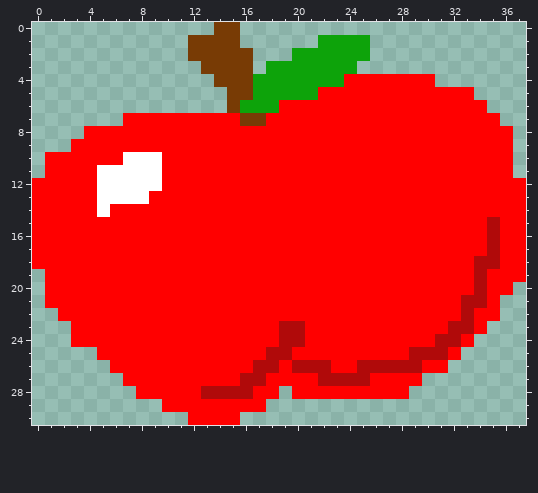
Pixel-art sprite, stored at assets/Apple.png. The first picture shows the starting point.
The file is 38x31 pixels.
New version:
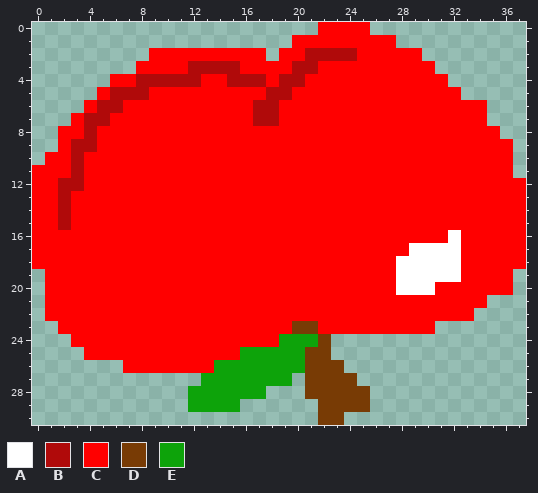
Palette (. is transparent): A #ffffff  B #b00a0a  C #ff0000  D #783b05  E #0da30a
Change:
The author changed colour C to colour A in row 16 at x 32; in row 17 at x 29 to 32; in rows 18 to 19 at x 28 to 32; in row 20 at x 28 to 30.
Colour B now appears in row 3 at x 12; in row 4 at x 8 to 12; in row 5 at x 6 to 8; in row 6 at x 5 to 6; in row 7 at x 4 to 5.
The author changed colour C to colour B in row 7 at x 18; in row 8 at x 4; in row 9 at x 3 to 4; in rows 10 to 11 at x 3; in row 12 at x 2 to 3; in rows 13 to 15 at x 2.
The author changed colour D to colour B in row 3 at x 13 to 15; in row 4 at x 15 to 16; in row 7 at x 17.
The author changed colour E to colour B in row 2 at x 21 to 24; in row 3 at x 20 to 21; in row 4 at x 17 and 19 to 20; in row 5 at x 18 to 19; in row 6 at x 17 to 18.
Colour C now appears in row 0 at x 22 to 25; in row 1 at x 20 to 21 and 26 to 27; in row 2 at x 9 to 11, 17, 19 and 26 to 29; in row 3 at x 8 to 11, 17 and 25 to 30; in row 4 at x 6 to 7, 13 and 31; in row 5 at x 5 and 9 to 14.
Colour C now appears in row 6 at x 4 and 7 to 14; in row 7 at x 3 and 6; in row 8 at x 2 to 3; in row 9 at x 2; in row 11 at x 0; in row 22 at x 1.
Colour C now appears in row 23 at x 2; in row 25 at x 4.
The author changed colour A to colour C in row 10 at x 7 to 9; in rows 11 to 12 at x 5 to 9; in row 13 at x 5 to 8; in row 14 at x 5.
The author changed colour B to colour C in rows 15 to 17 at x 35; in row 18 at x 34 to 35; in rows 19 to 20 at x 34; in row 21 at x 33 to 34; in row 22 at x 33; in row 23 at x 19.
The author changed colour D to colour C in row 2 at x 12 to 16; in row 3 at x 16; in row 4 at x 14; in row 5 at x 15 to 16; in row 6 at x 15; in row 7 at x 16.
The author changed colour E to colour C in row 1 at x 22 to 25; in row 2 at x 20 and 25; in row 3 at x 18 to 19 and 22 to 24; in row 4 at x 18 and 21 to 23; in row 5 at x 17 and 20 to 21; in row 6 at x 16.
Colour D now appears in row 29 at x 22 to 25; in row 30 at x 22 to 23.
The author changed colour B to colour D in row 23 at x 20; in row 26 at x 21 to 22; in row 27 at x 22 to 24.
The author changed colour C to colour D in row 23 at x 21; in row 24 at x 22; in row 25 at x 21 to 22; in row 26 at x 23; in row 27 at x 21; in row 28 at x 21 to 25.
The author changed colour B to colour E in row 24 at x 19 to 20; in row 25 at x 18 to 19; in row 26 at x 17 to 18 and 20; in row 27 at x 16 to 17; in row 28 at x 13 to 16.
The author changed colour C to colour E in row 24 at x 21; in row 25 at x 16 to 17 and 20; in row 26 at x 14 to 16 and 19; in row 27 at x 13 to 15 and 18 to 19; in row 28 at x 12 and 17; in row 29 at x 12 to 15.
The author cleared colour B in row 23 at x 32 to 33; in row 24 at x 31 to 32; in row 25 at x 29 to 31; in row 26 at x 25 to 29; in row 27 at x 25.
The author cleared colour C in row 5 at x 33; in row 7 at x 35; in row 8 at x 36; in row 19 at x 37; in row 21 at x 35; in row 22 at x 34 to 35.
The author cleared colour C in row 23 at x 31 and 34; in row 24 at x 23 to 30 and 33; in row 25 at x 23 to 28 and 32; in row 26 at x 6, 24 and 30 to 31; in row 27 at x 7 to 12, 20 and 26 to 29; in row 28 at x 8 to 11, 18, 20 and 26 to 28.
The author cleared colour C in row 29 at x 10 to 11 and 16 to 17; in row 30 at x 12 to 15.
The author cleared colour D in row 0 at x 14 to 15; in row 1 at x 12 to 15.
